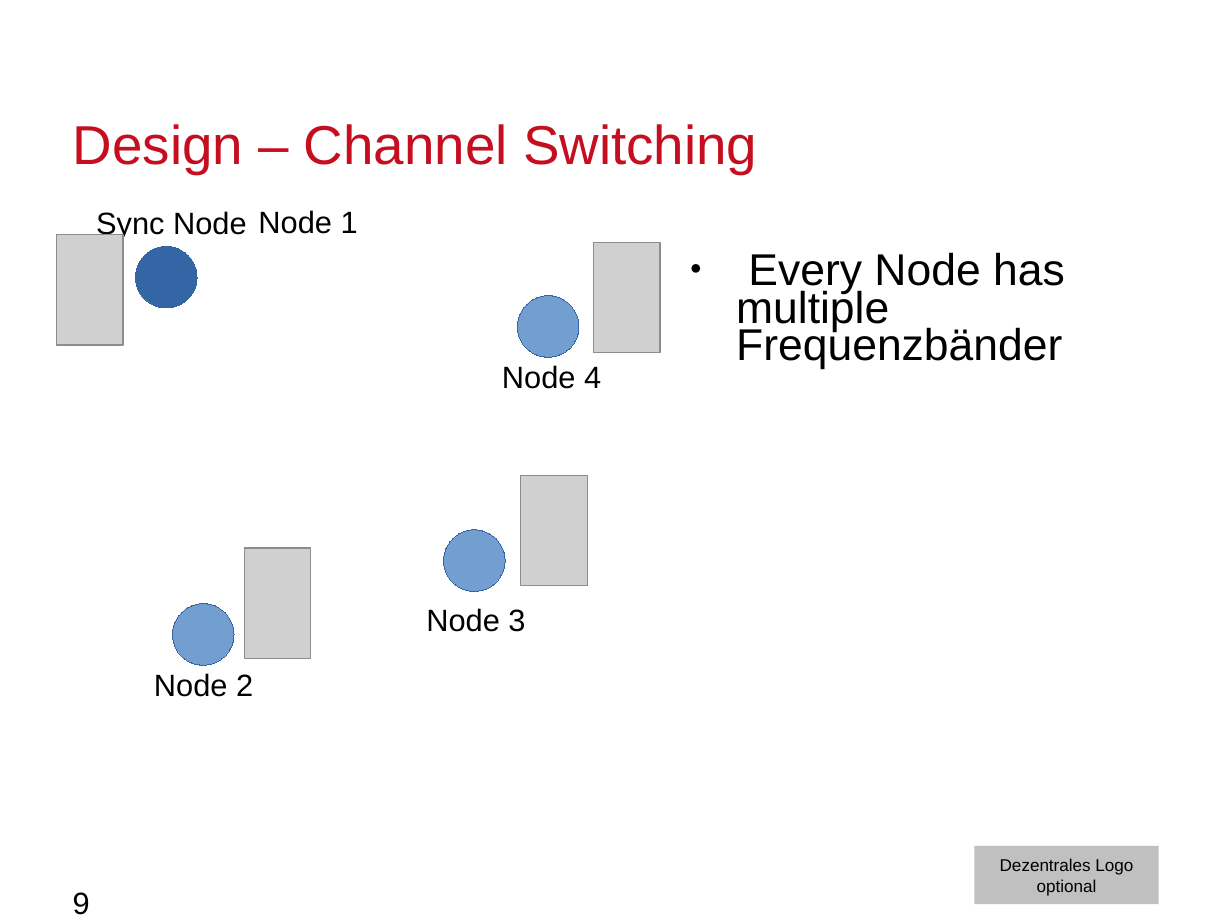
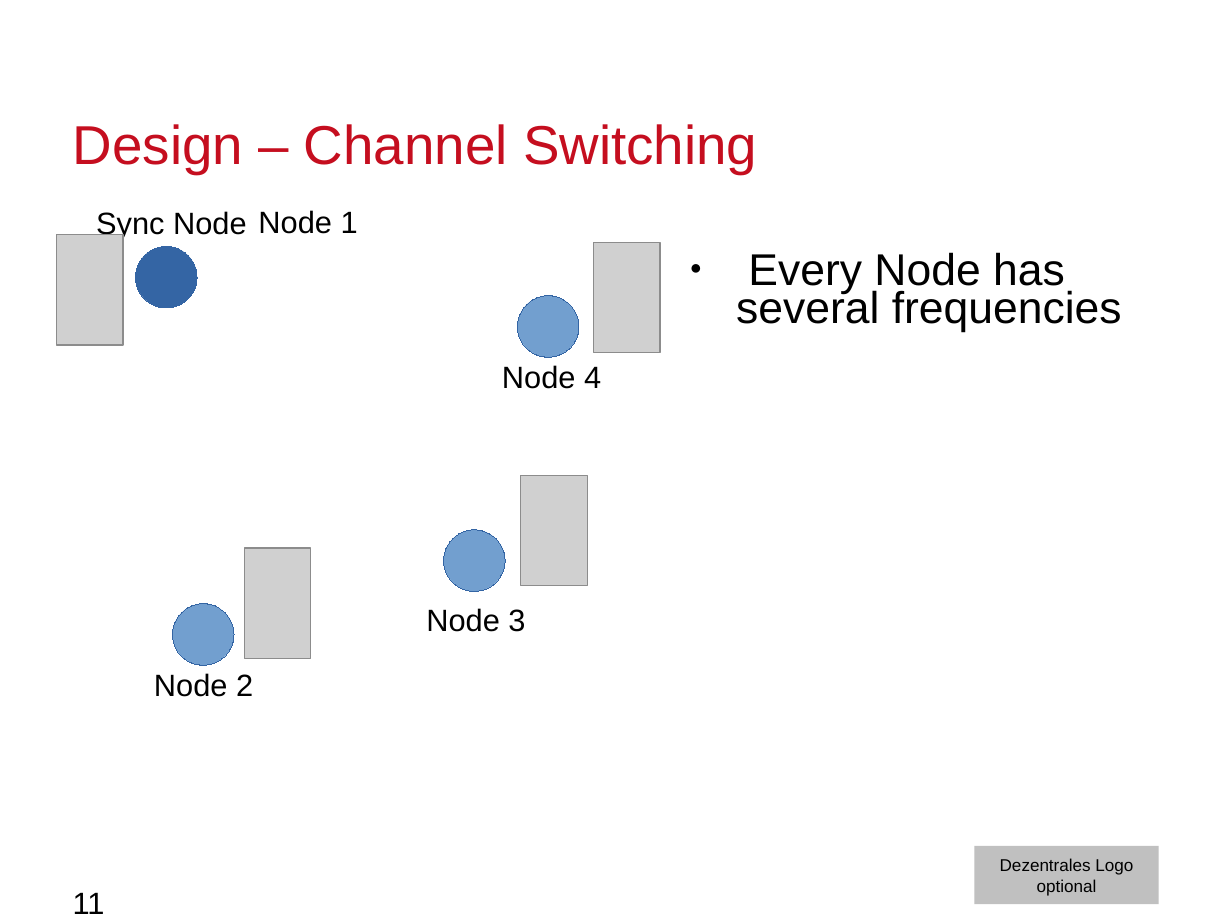
Before and after one commit to moritzschaefer/SensorSequence, a slide deck: slide 11 of docs/MeilensteinNrOne.odp (slide 9 before the commit). Drawn at 1232x924 pixels with LibreOffice and Linux fonts; fonts in the diff are those of the drawing; grey boxes stand for pictures; background and template pictures are left out. Boxes give left, top, right and bottom in pixels: in the first picture for what was removed or moved away, otherwise in the second. Text is boxed around its words. In the diff, an @@ line names an element or a change of style, - is before the commit and + after.

```diff
--- a/docs/MeilensteinNrOne.odp
+++ b/docs/MeilensteinNrOne.odp
@@ text at [736,252,1122,332]: text changed @@
-● Every Node has multiple Frequenzbänder
+● Every Node has several frequencies
@@ page number at [73,892,105,914]: text changed @@
-9
+11
```
Also in this commit, not shown: 7 other slides changed, 3 slides added, 1 slide removed.
